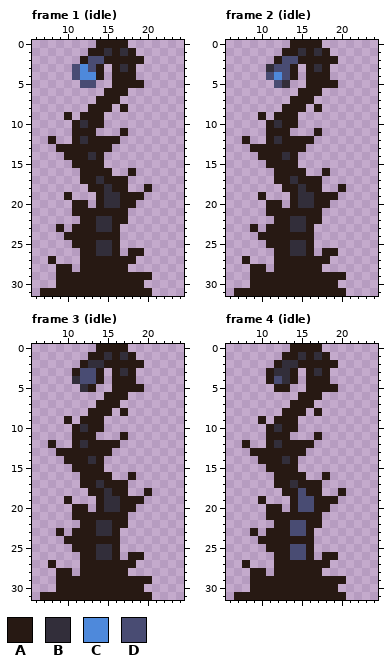
Pixel-art file -- sprites/shield_enemy.aseprite. Above: the version before the commit.
32x32 pixels, 29 frames. Colours within 5 levels of each other are drawn and written as one. Shown: frame 1 (idle): x 6..24, y 0..31; frame 2 (idle): x 6..24, y 0..31; frame 3 (idle): x 6..24, y 0..31; frame 4 (idle): x 6..24, y 0..31. The commit also changed other frames, which this record leaves out.
Palette (. is transparent): A #271913  B #322e3a  C #4e89db  D #494c73
The result:
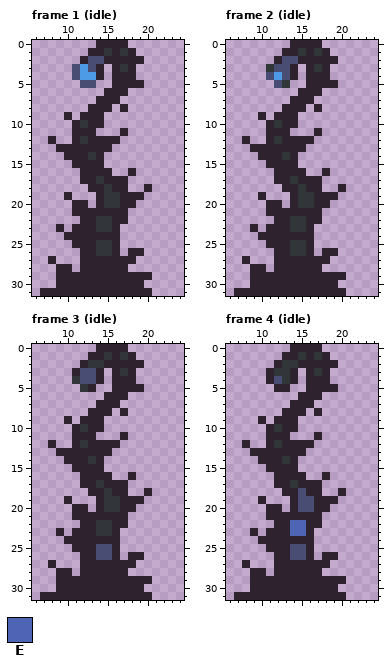
Colours new in this view: E #4d65b4
The edit:
@@ palette @@
-A #271913
+A #2e222f
-B #322e3a
+B #313638
-C #4e89db
+C #4d9be6
--- frame 3 (idle)
@@ x 12..17 @@
 24 AAAAA.
-25 AABBA.
-26 AABBA.
+25 AADDA.
+26 AADDA.
 27 AAAAAA
--- frame 4 (idle)
@@ x 12..17 @@
 21 AAAAAA
-22 AADDAA
-23 AADDA.
+22 AAEEAA
+23 AAEEA.
 24 AAAAA.
Where, in picture pixels (left, top, right, bottom), the same in both pictures:
changed: (40, 40, 152, 296)
changed: (234, 40, 346, 296)
changed: (40, 344, 152, 600)
changed: (234, 344, 346, 600)
